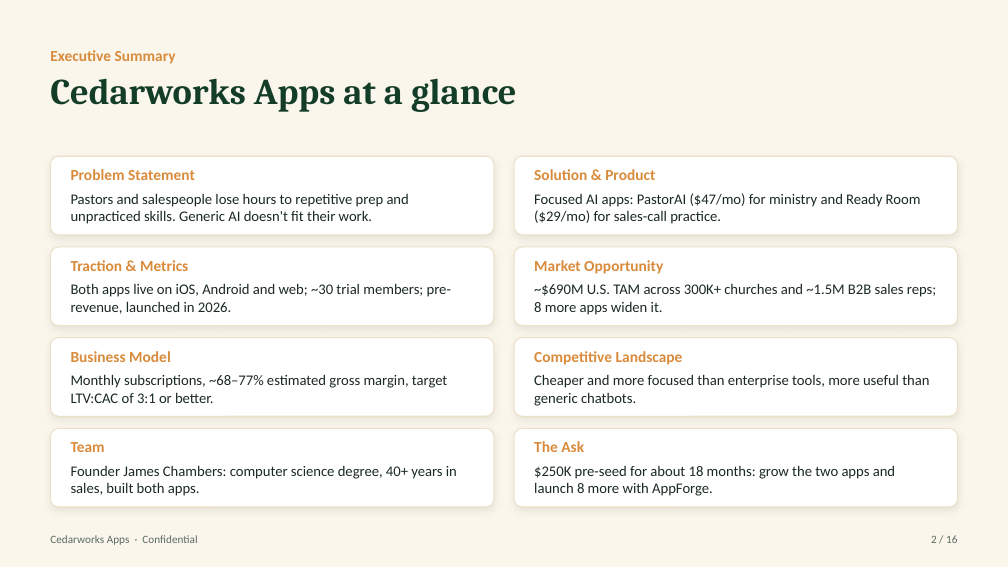
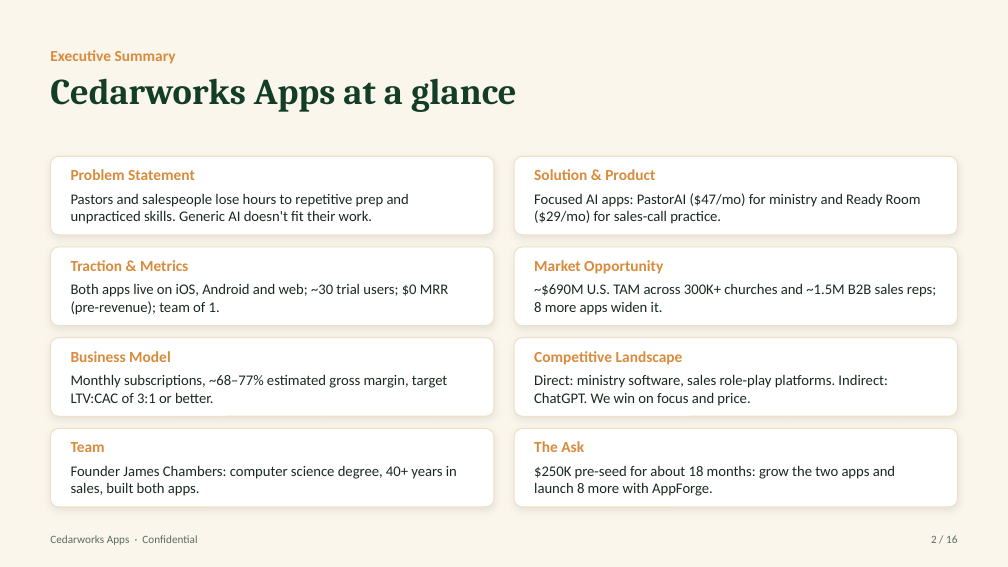
Before and after one commit to Pastorai1/Cedarworksapps, a slide deck: slide 2 of pitch-deck/Cedarworks-Apps-Pitch-Deck.pptx. Drawn at 1008x567 pixels with LibreOffice and Linux fonts; fonts in the diff are those of the drawing. Boxes give left, top, right and bottom in pixels: in the first picture for what was removed or moved away, otherwise in the second. Text is boxed around its words. In the diff, an @@ line names an element or a change of style, - is before the commit and + after.

```diff
--- a/pitch-deck/Cedarworks-Apps-Pitch-Deck.pptx
+++ b/pitch-deck/Cedarworks-Apps-Pitch-Deck.pptx
@@ text at (x1=71, y1=283, x2=448, y2=315): text changed @@
-Both apps live on iOS, Android and web; ~30 trial members; pre-revenue, launched in 2026.
+Both apps live on iOS, Android and web; ~30 trial users; $0 MRR (pre-revenue); team of 1.
@@ text at (x1=534, y1=374, x2=888, y2=406): text changed @@
-Cheaper and more focused than enterprise tools, more useful than generic chatbots.
+Direct: ministry software, sales role-play platforms. Indirect: ChatGPT. We win on focus and price.
```
Also in this commit, not shown: 5 other slides changed, 3 other files.
